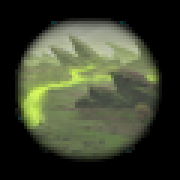
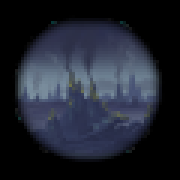
Before/after of a 180 x 180 layered artwork. What changed in the layer stack:
added layer "Layer 30" above "Layer 29" over [15, 18, 162, 162]
